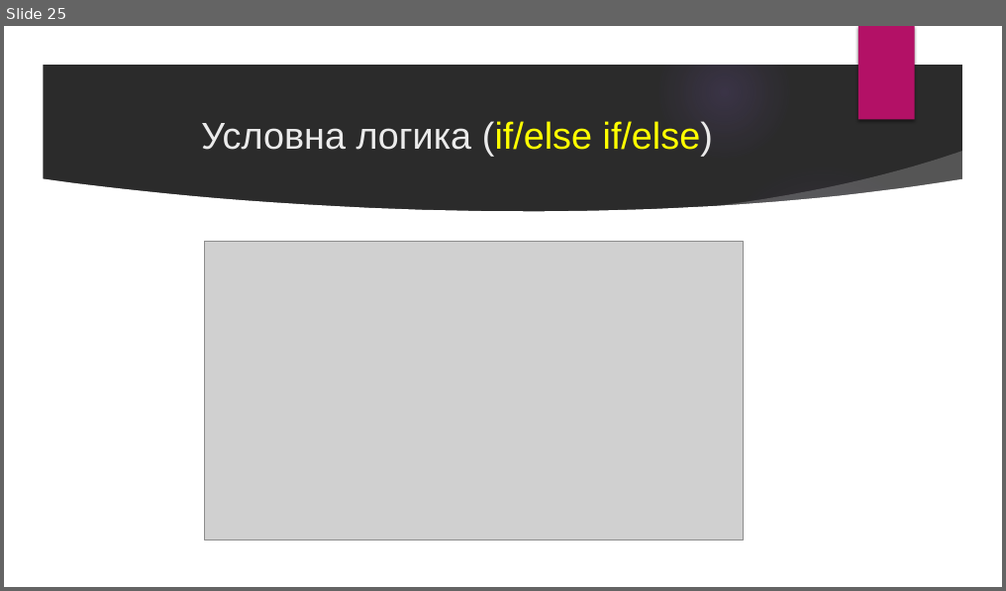
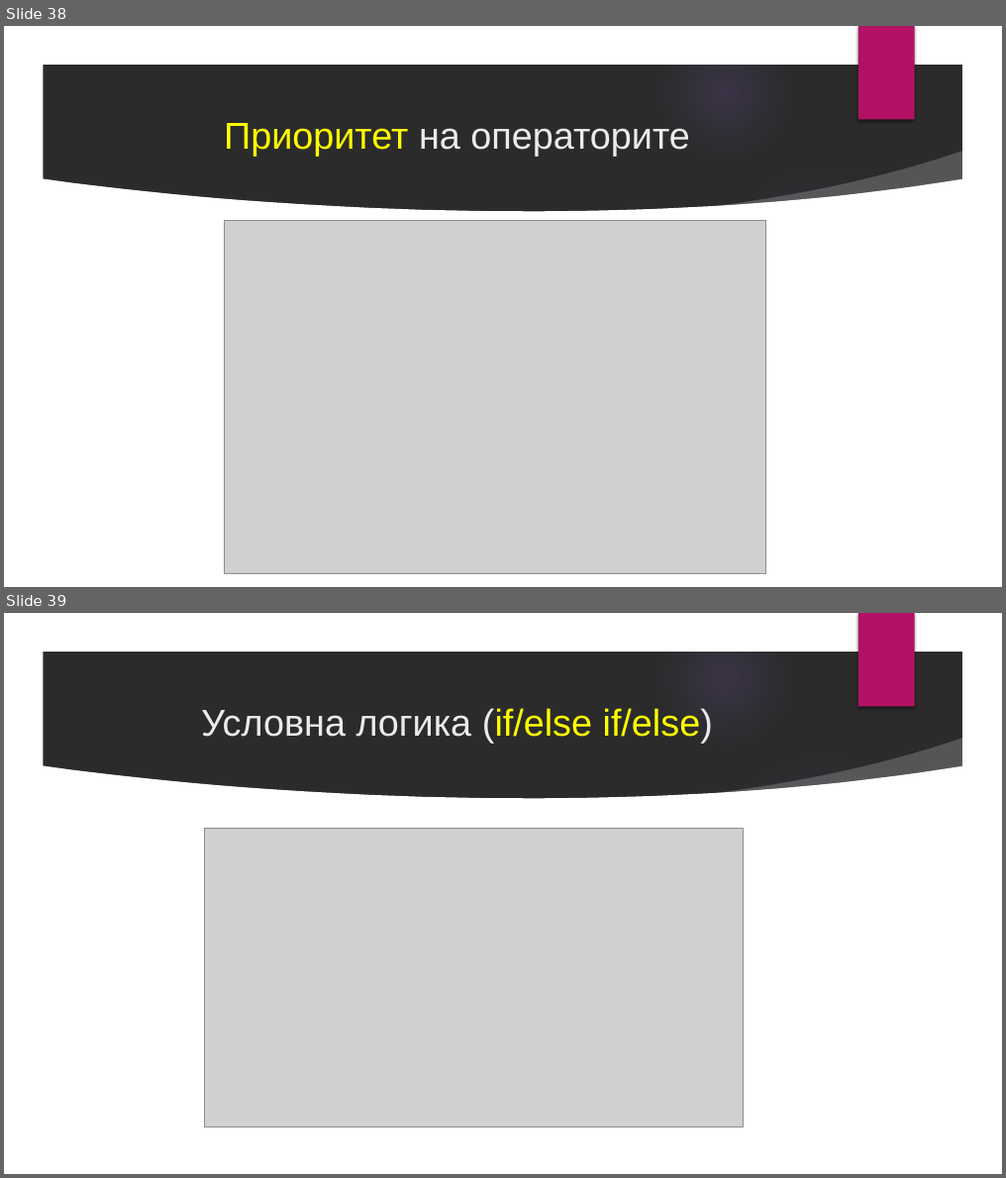
Before and after one commit to velizar92/CSharp-Programming-Presentations, a slide deck: C# Basics.pptx. Shown one above the other, each under a label of ours: slide 25 before the commit, slides 38 and 39 after it. The pictures are 1006x591 and 1006x1178 pixels, drawn with LibreOffice and Linux fonts; fonts in the diff are those of the drawing; grey boxes stand for pictures; background and template pictures are left out; a plain dark background stands for a picture behind light text. Boxes give left, top, right and bottom in pixels: in the first picture for what was removed or moved away, otherwise in the second. Text is boxed around its words. In the diff, an @@ line names an element or a change of style, - is before the commit and + after.

```diff
--- a/C# Basics.pptx
+++ b/C# Basics.pptx
@@ slide 38 added at [4,26,1002,587], background picture (left out); not listed: 9 template elements that a slide beside it also shows @@
@@ title added at [224,123,690,157], 36 pt, text #EBEBEB @@
+Приоритет на операторите
@@ picture added at [224,221,766,574] @@
@@ what was slide 25 is now slide 39 @@
```
Also in this commit, not shown: 8 slides changed, 15 other slides added, 2 slides removed.
